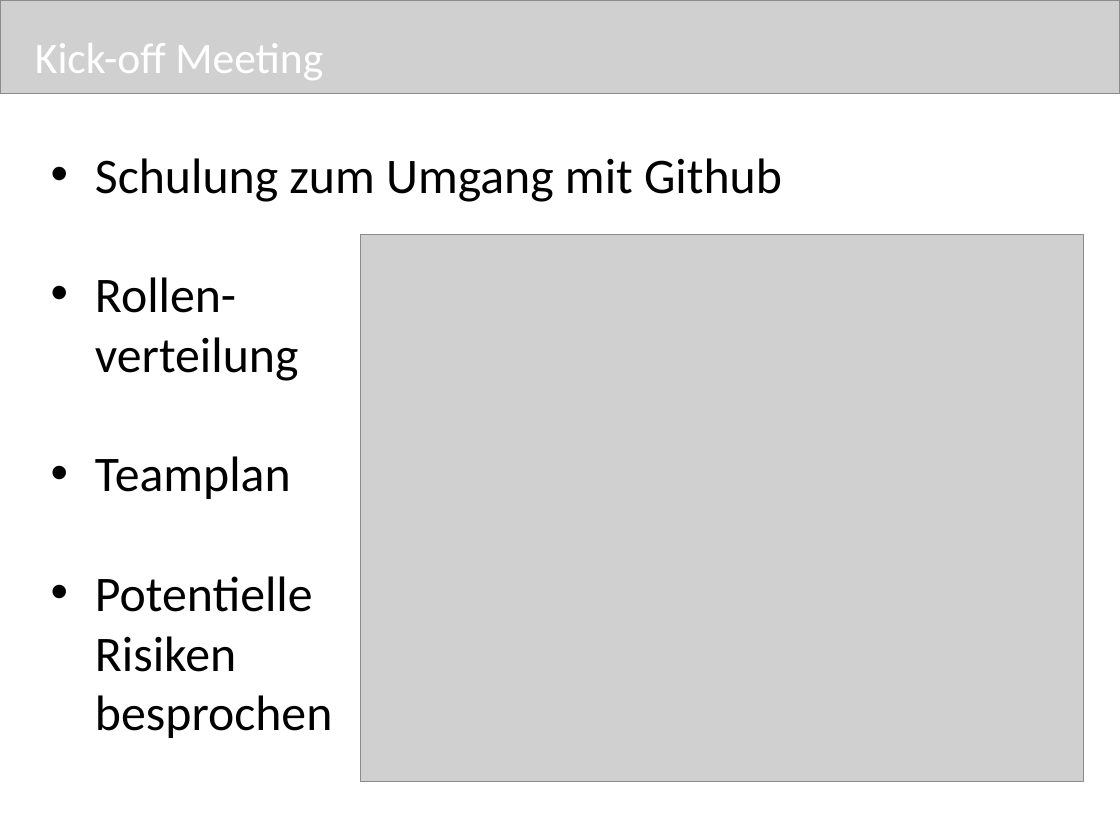
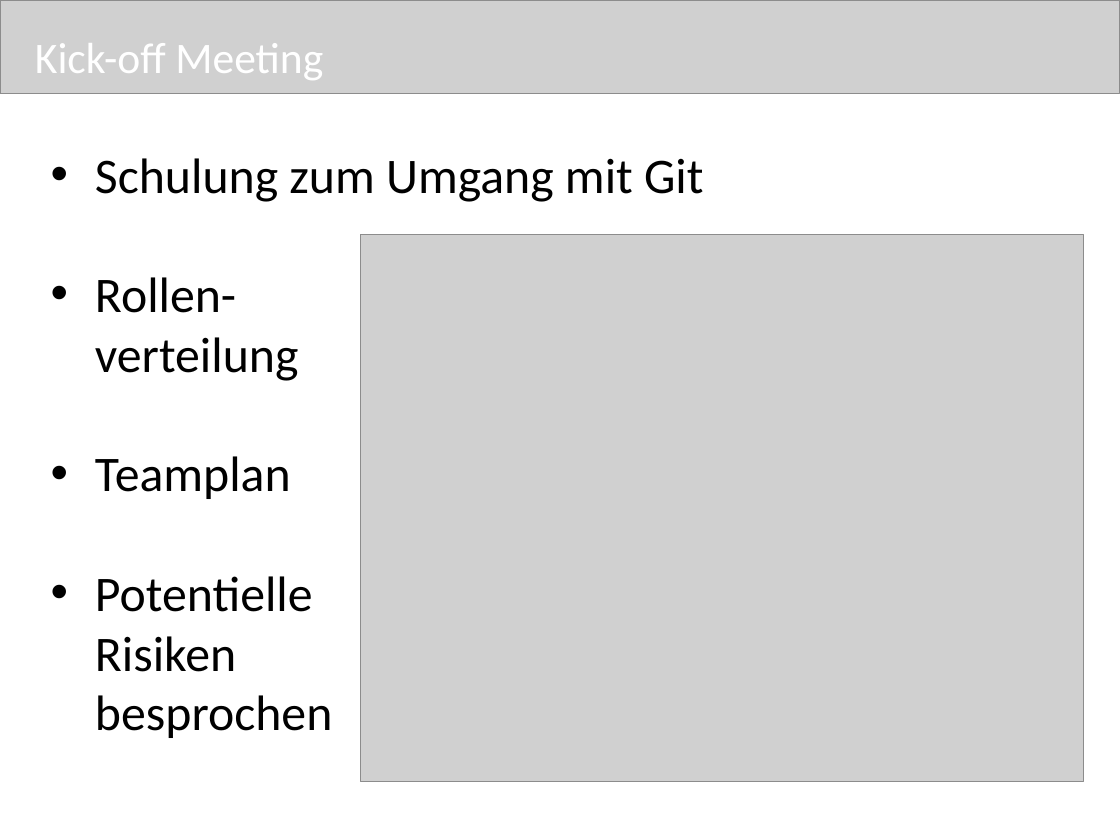
Before and after one commit to pdauwe/Softwareprojekt_BIM, a slide deck: slide 3 of Doku/Praesi1.pptx. Drawn at 1120x840 pixels with LibreOffice and Linux fonts; fonts in the diff are those of the drawing; grey boxes stand for pictures. Boxes give left, top, right and bottom in pixels: in the first picture for what was removed or moved away, otherwise in the second. Text is boxed around its words. In the diff, an @@ line names an element or a change of style, - is before the commit and + after.

```diff
--- a/Doku/Praesi1.pptx
+++ b/Doku/Praesi1.pptx
@@ text at (x1=95, y1=158, x2=703, y2=202): text changed @@
-• Schulung zum Umgang mit Github
+• Schulung zum Umgang mit Git
```
Also in this commit, not shown: 8 other slides changed, 4 slides added.
